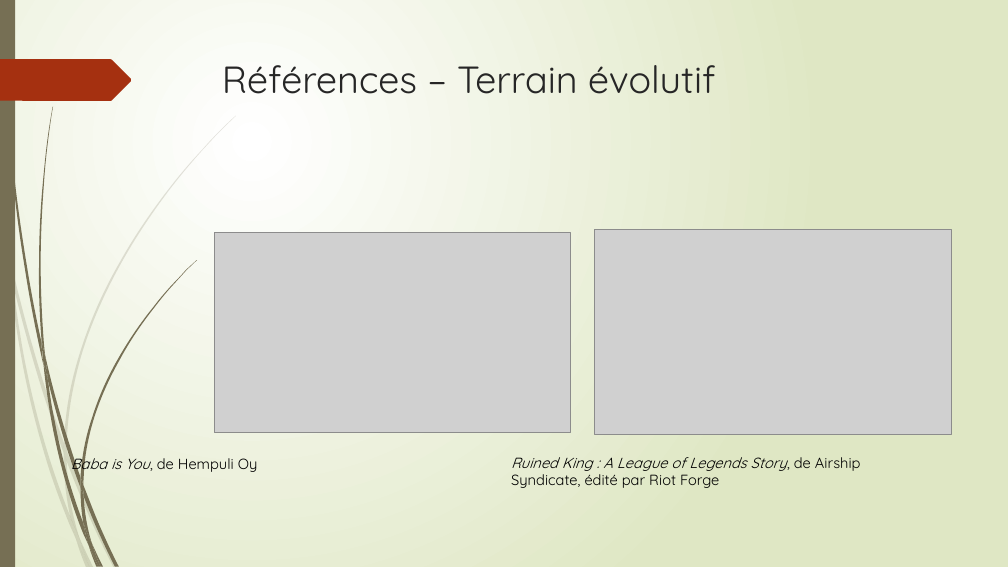
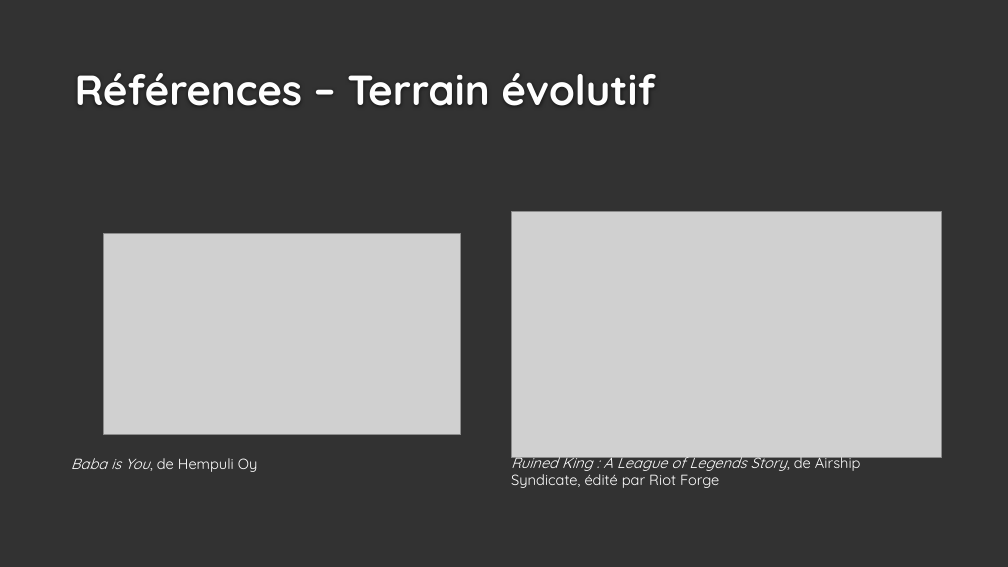
Before and after one commit to Quentingautier2B/Phainiks, a slide deck: slide 7 of Documents/Prez/Phainiks.pptx. Drawn at 1008x567 pixels with LibreOffice and Linux fonts; fonts in the diff are those of the drawing; grey boxes stand for pictures; background and template pictures are left out. Boxes give left, top, right and bottom in pixels: in the first picture for what was removed or moved away, otherwise in the second. Text is boxed around its words. In the diff, an @@ line names an element or a change of style, - is before the commit and + after.

```diff
--- a/Documents/Prez/Phainiks.pptx
+++ b/Documents/Prez/Phainiks.pptx
@@ background gradient #FFFFFF to #DFE8C4 to #323232 @@
@@ rectangle removed at (x1=0, y1=0, x2=15, y2=567) @@
@@ freeform shape removed at (x1=0, y1=59, x2=132, y2=101) @@
@@ title "Références – Terrain évolutif" moved from (x1=222, y1=65, x2=715, y2=94) to (x1=75, y1=73, x2=656, y2=106) @@
@@ title "Références – Terrain évolutif" at (x1=75, y1=73, x2=656, y2=106): size 36 to 40 pt, text colour #262626 to #FEFEFE, bold on; vertical alignment top to bottom @@
@@ picture moved from (x1=214, y1=232, x2=571, y2=433) to (x1=104, y1=234, x2=461, y2=435) @@
@@ picture resized from (x1=594, y1=230, x2=951, y2=434) to (x1=512, y1=211, x2=941, y2=457) @@
@@ text "Baba is You, de Hempuli ..." at (x1=71, y1=458, x2=258, y2=472): text colour #000000 to #FFFFFF @@
@@ text "Ruined King : A League ..." at (x1=511, y1=452, x2=861, y2=488): text colour #000000 to #FFFFFF @@
@@ group removed at (x1=0, y1=116, x2=236, y2=567): 10 freeform shapes @@
@@ group removed at (x1=2, y1=0, x2=197, y2=567): 12 freeform shapes @@
```
Also in this commit, not shown: 8 other slides changed.
